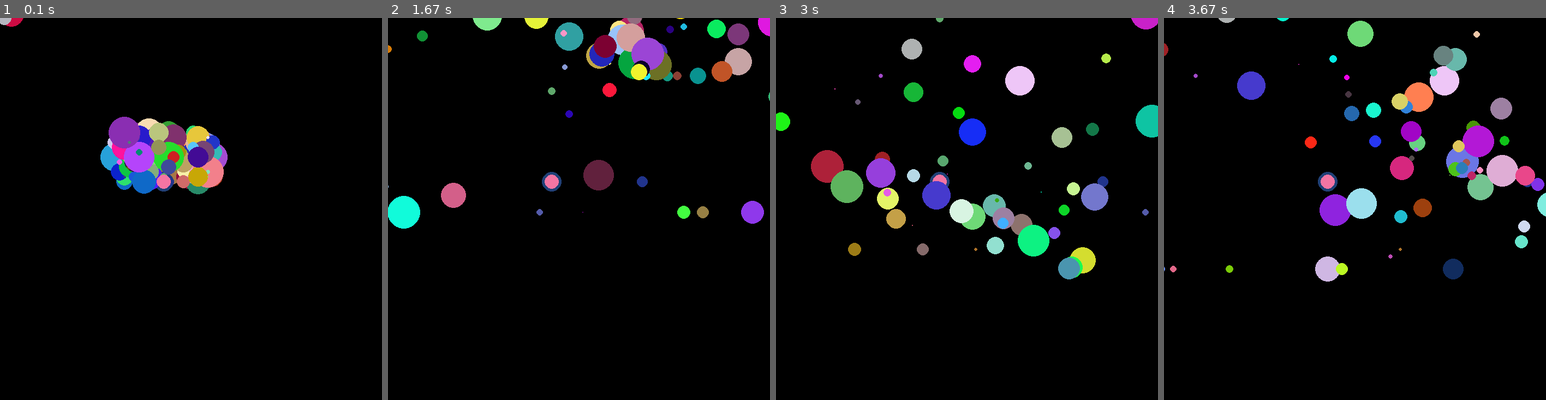
Above: before the commit, frames 1-4 (left to right).
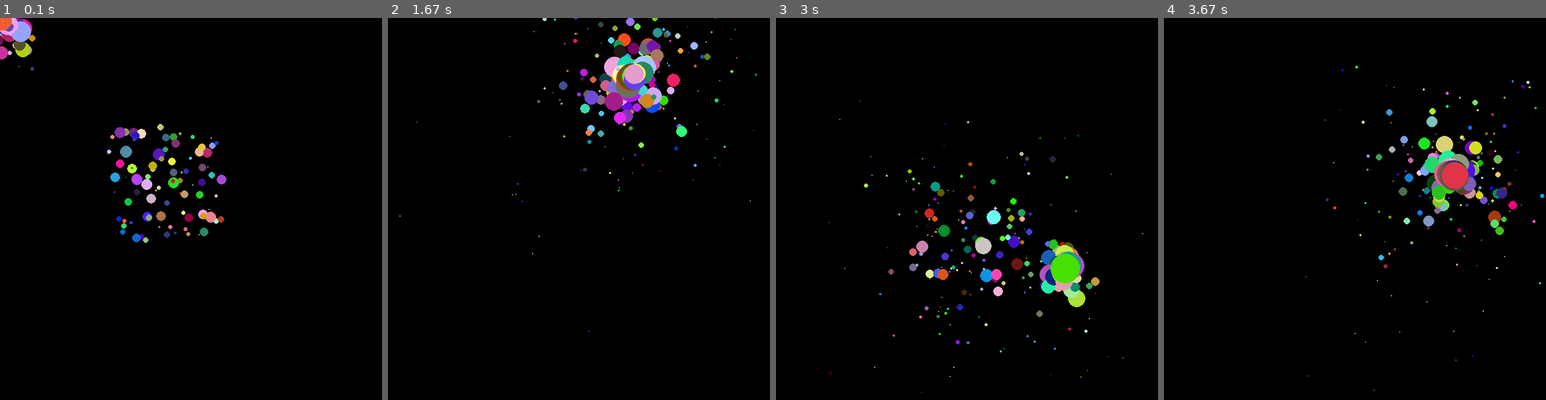
Above: after the commit, the same moments.

Repository: sagieppel/PyGame-Toturial
Game: pygame game, started from Lesson3.py
Two runs of this game, one before a commit and one after it. Both use one fixed random seed, a clock stepped at 60 frames per second and the inputs below.
Inputs (mouse positions are in pixels of both pictures, inside the frame that each line leads up to):
- Up to frame 1 (0.1 s): no input
- Up to frame 2 (1.67 s): move the mouse to (563, 224) at 0.37 s; move the mouse to (487, 212) at 0.87 s; move the mouse to (636, 75) at 1.37 s
- Up to frame 3 (3 s): move the mouse to (974, 79) at 1.87 s; move the mouse to (970, 251) at 2.43 s; move the mouse to (1066, 270) at 2.93 s
- Up to frame 4 (3.67 s): move the mouse to (1454, 174) at 3.43 s

The runs differ from the first frame. In frame 1, 6.5% of the frame differs, in the area x 0-60%, y 0-59%; in frame 2, 9.2%; in frame 3, 11%, in the area x 0-100%, y 0-99%; in frame 4, 11%.

Commit message:
Update Lesson3.py

Diff:
--- a/Lesson3.py
+++ b/Lesson3.py
@@ -9,15 +9,18 @@
   circle["x"]=x
   circle["y"]=y
   circle["size"]=random.randint(1,30)
-  circle["speedx"]=random.randint(-10,10)
-  circle["speedy"]=random.randint(-10,0)
-  circle["gravity"]=0.0
+  circle["speedx"]=random.randint(-10,10)/10
+  circle["speedy"]=random.randint(-10,10)/10
+  circle["gravity"]= 0 #0.1
+  circle["shrink"] =  0.99
   return circle
+
 #------------------Draw a circle--------------------------------------------------------
 def updatecircle(circle):
-    circle["x"] += circle ["speedx"]#+random.randint(-10,10)
-    circle["y"] += circle ["speedy"]#+random.randint(-10,10)
+    circle["x"] += circle ["speedx"]+random.randint(-10,10)/10
+    circle["y"] += circle ["speedy"]+random.randint(-10,10)/10
     circle ["speedy"]+= circle["gravity"]
+    circle["size"] *= circle["shrink"]
     pygame.draw.circle(screen, [circle["red"],circle["green"],circle["blue"]], [int(circle["x"]),int(circle["y"])], int(circle["size"]))
 
 #----------------initiate pygame---------------------------------------------------------
@@ -46,5 +49,5 @@
   for circle in list:
       updatecircle(circle) # Update and draw all the circles
 
-  pygame.time.delay(10) # Wait 10 milli second
+  pygame.time.delay(1) # Wait 10 milli second
   pygame.display.update()
